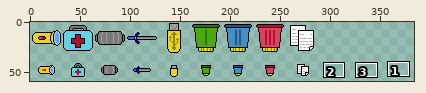
Sprite sheet, stored at Assets/Resources/Images/Sprites/Items/Items.png. The picture above shows the old version from afar; the outline marks the close-up.
Close-up. First the earlier version:
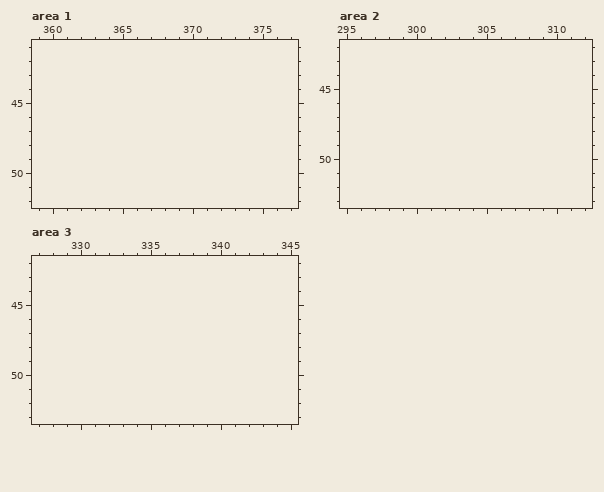
The file is 288x64 pixels. Shown: area 1: x 359..377, y 41..52; area 2: x 295..312, y 42..53; area 3: x 327..345, y 42..53. The old version is drawn lined up with the new one, on the new canvas. The wide view leaves out empty margins. The commit also changed other parts of the picture, which this record leaves out.
Palette (. is transparent): 
Once edited:
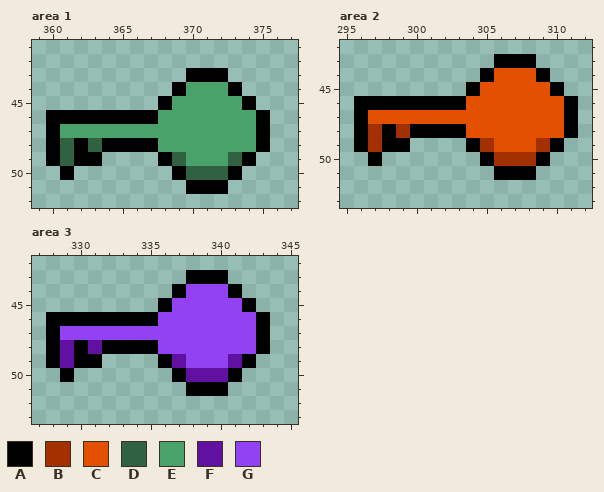
Colours new in this view: A #000000  B #a23000  C #e35100  D #306141  E #49a269  F #6110a2  G #9241f3
Difference:
{"change": "canvas 288x64 -> 384x64"}
{"where": "area 1"}
{"y":43,"x":370,"old":"...","new":"AAA"}
{"y":44,"x":369,"old":".....","new":"AEEEA"}
{"y":45,"x":368,"old":".......","new":"AEEEEEA"}
{"y":46,"x":360,"old":"................","new":"AAAAAAAAEEEEEEEA"}
{"y":47,"x":360,"old":"................","new":"AEEEEEEEEEEEEEEA"}
{"y":48,"x":360,"old":"................","new":"ADADAAAAEEEEEEEA"}
{"y":49,"x":360,"old":"....","new":"ADAA"}
{"y":49,"x":368,"old":".......","new":"ADEEEDA"}
{"y":50,"x":361,"old":".","new":"A"}
{"y":50,"x":369,"old":".....","new":"ADDDA"}
{"y":51,"x":370,"old":"...","new":"AAA"}
{"where": "area 2"}
{"y":43,"x":306,"old":"...","new":"AAA"}
{"y":44,"x":305,"old":".....","new":"ACCCA"}
{"y":45,"x":304,"old":".......","new":"ACCCCCA"}
{"y":46,"x":296,"old":"................","new":"AAAAAAAACCCCCCCA"}
{"y":47,"x":296,"old":"................","new":"ACCCCCCCCCCCCCCA"}
{"y":48,"x":296,"old":"................","new":"ABABAAAACCCCCCCA"}
{"y":49,"x":296,"old":"....","new":"ABAA"}
{"y":49,"x":304,"old":".......","new":"ABCCCBA"}
{"y":50,"x":297,"old":".","new":"A"}
{"y":50,"x":305,"old":".....","new":"ABBBA"}
{"y":51,"x":306,"old":"...","new":"AAA"}
{"where": "area 3"}
{"y":43,"x":338,"old":"...","new":"AAA"}
{"y":44,"x":337,"old":".....","new":"AGGGA"}
{"y":45,"x":336,"old":".......","new":"AGGGGGA"}
{"y":46,"x":328,"old":"................","new":"AAAAAAAAGGGGGGGA"}
{"y":47,"x":328,"old":"................","new":"AGGGGGGGGGGGGGGA"}
{"y":48,"x":328,"old":"................","new":"AFAFAAAAGGGGGGGA"}
{"y":49,"x":328,"old":"....","new":"AFAA"}
{"y":49,"x":336,"old":".......","new":"AFGGGFA"}
{"y":50,"x":329,"old":".","new":"A"}
{"y":50,"x":337,"old":".....","new":"AFFFA"}
{"y":51,"x":338,"old":"...","new":"AAA"}
{"label":"added","picture_box":[46,68,270,194]}
{"label":"added","picture_box":[354,54,578,180]}
{"label":"added","picture_box":[46,270,270,396]}
